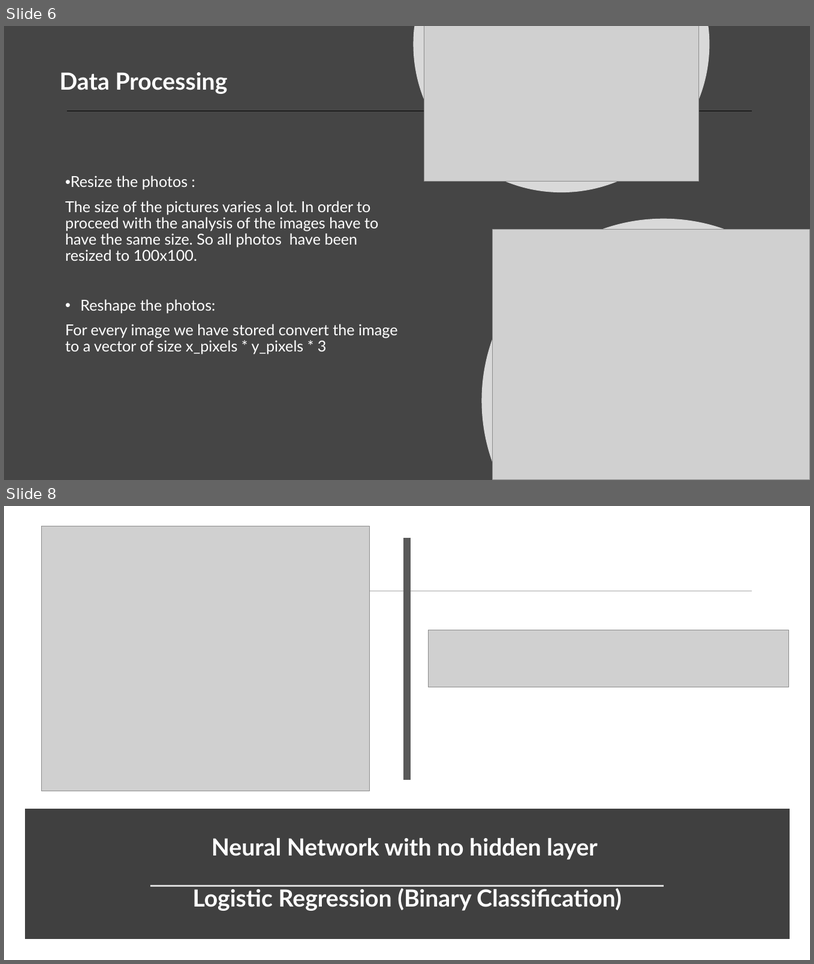
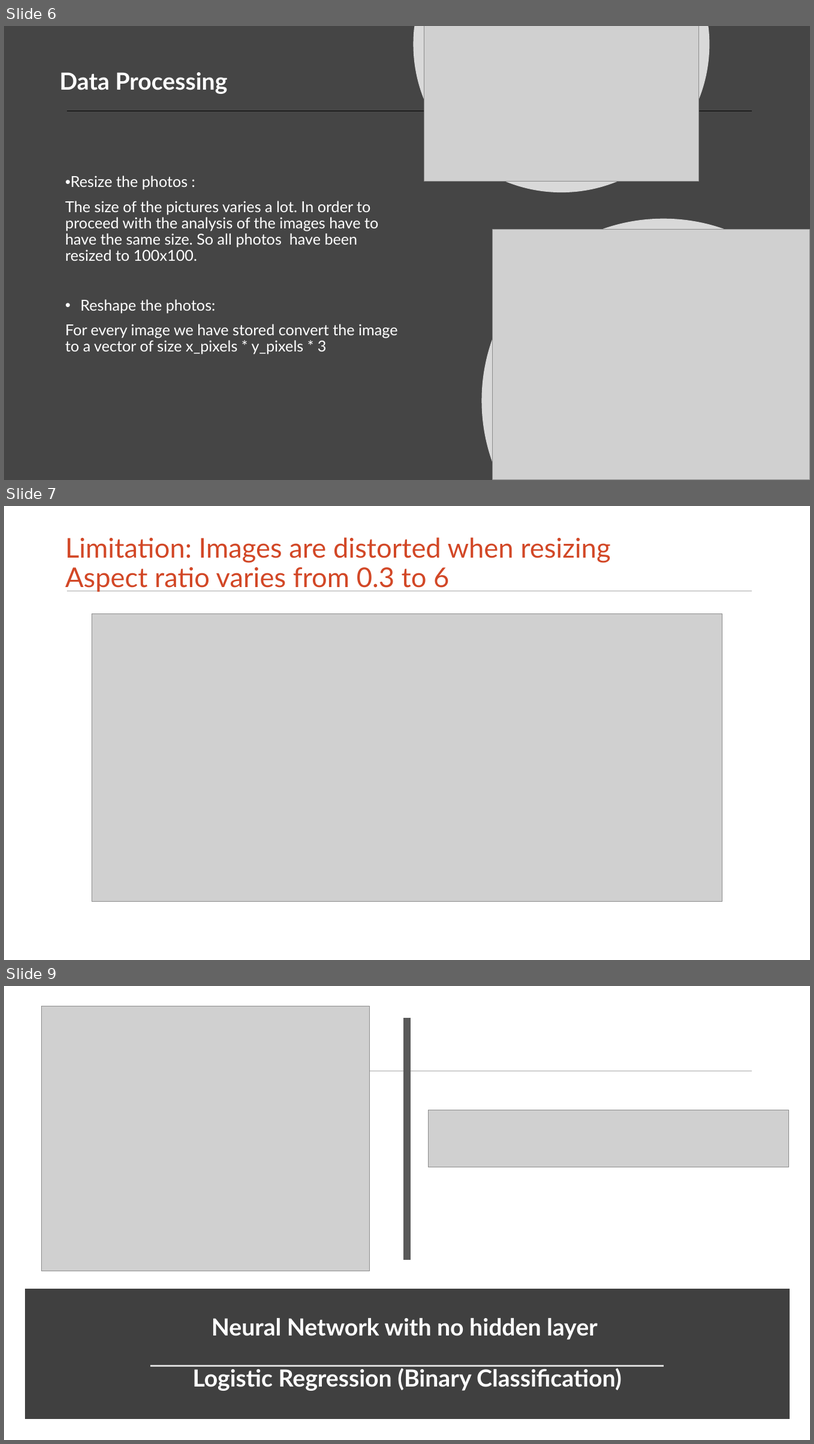
Before and after one commit to giannoulaki/Springboard, a slide deck: Capstone_Project_2/Capstone_Project_2.pptx. Shown one above the other, each under a label of ours: slides 6 and 8 before the commit, slides 6, 7 and 9 after it; the slides between them are not shown. The pictures are 814x964 and 814x1444 pixels, drawn with LibreOffice and Linux fonts; fonts in the diff are those of the drawing; grey boxes stand for pictures. Boxes give left, top, right and bottom in pixels: in the first picture for what was removed or moved away, otherwise in the second. Text is boxed around its words. In the diff, an @@ line names an element or a change of style, - is before the commit and + after.

```diff
--- a/Capstone_Project_2/Capstone_Project_2.pptx
+++ b/Capstone_Project_2/Capstone_Project_2.pptx
@@ slide 7 added at box(4, 506, 810, 960), background #FFFFFF; not listed: 1 template element that a slide beside it also shows @@
@@ title added at box(65, 537, 611, 592), 32.4 pt, text #D24726 @@
+Limitation: Images are distorted when resizing
+Aspect ratio varies from 0.3 to 6
@@ picture added at box(92, 613, 723, 901) @@
@@ what was slide 8 is now slide 9 @@
```
Also in this commit, not shown: 4 slides changed, 1 other slide added, 2 other files.
